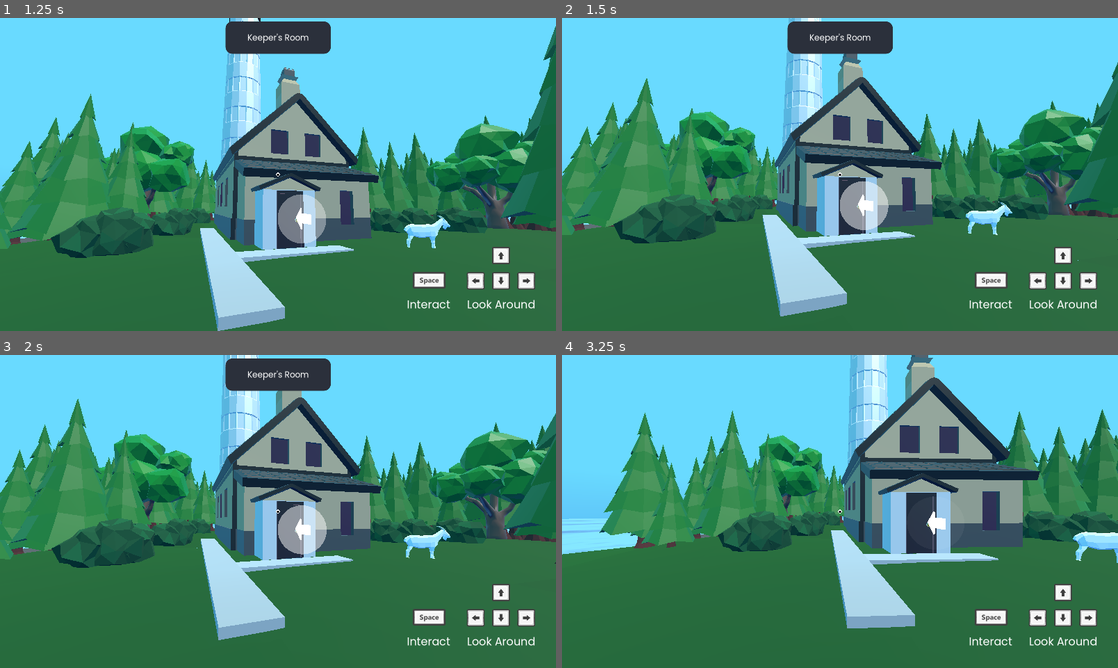
Above: before the commit, frames 1-4 (two rows, left to right).
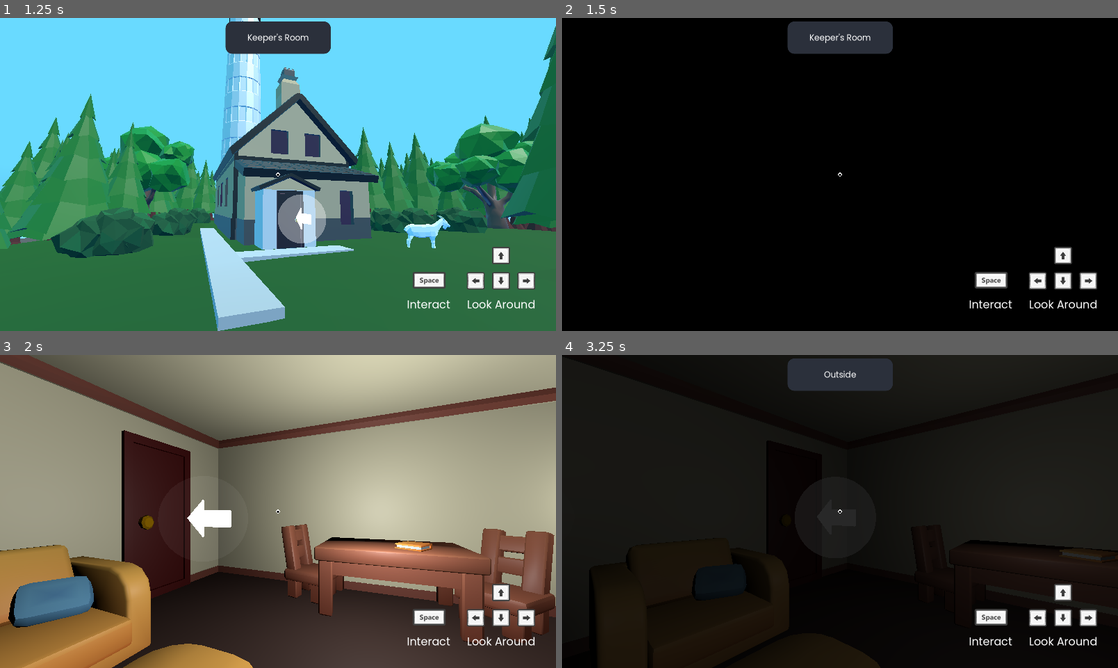
Above: after the commit, the same moments.

Repository: Illuminate-Wisc/Lighthouse
Game: Godot game, scene res://src/scenes/main_menu/main_menu.tscn
Same seed, same stepped clock (60 frames per second), same inputs: the game is played once before the commit and once after it.
Inputs:
- Up to frame 1 (1.25 s): click "Start" at 0.5 s
- Up to frame 2 (1.5 s): tap Enter (ui_accept) at 1.25 s; tap Space (select) at 1.35 s
- Up to frame 3 (2 s): tap Enter (ui_accept) at 1.52 s
- Up to frame 4 (3.25 s): tap S (look_down) at 2.1 s; tap Enter (ui_accept) at 2.27 s; tap Space (select) at 2.3, 3.05 s; hold A (look_left) from 2.78 s (still down)

Frame 1 is identical in both runs. In frame 2, 97% of the frame differs, in the area x 0-100%, y 0-100%; in frame 3, 98%; in frame 4, 99%.

Commit message:
added global sound player

Diff:
--- a/project.godot
+++ b/project.godot
@@ -18,6 +18,7 @@
 
 SceneSwitcher="*res://src/ui/scene_switcher.tscn"
 PointOfInterestData="*res://src/ui/point_of_interest_data.gd"
+SoundPlayer="*res://src/sounds/SoundPlayer.tscn"
 
 [display]
 
--- a/src/player/movement/Nav.gd
+++ b/src/player/movement/Nav.gd
@@ -57,8 +57,5 @@
 
 func _on_focus_observer_selected():
 
-	if click_sound != "" and has_node(click_sound):
-		var sound_obj = get_node(click_sound) as AudioStreamPlayer
-		sound_obj.play()
-	await get_tree().create_timer(2).timeout
+	SoundPlayer.play_sound(click_sound)
 	SceneSwitcher.to(to_scene)
--- a/src/player/movement/Nav.tscn
+++ b/src/player/movement/Nav.tscn
@@ -1,11 +1,9 @@
-[gd_scene load_steps=9 format=3 uid="uid://dkp2m5q7nyj4p"]
+[gd_scene load_steps=7 format=3 uid="uid://dkp2m5q7nyj4p"]
 
 [ext_resource type="Script" path="res://src/player/movement/Nav.gd" id="1_ny60w"]
 [ext_resource type="PackedScene" uid="uid://bqrcl6eupf720" path="res://src/models/Arrow.glb" id="2_21n0h"]
-[ext_resource type="Material" uid="uid://cpwpem1i1ijdq" path="res://src/materials/orb.tres" id="3_fmbew"]
+[ext_resource type="Material" path="res://src/materials/orb.tres" id="3_fmbew"]
 [ext_resource type="Script" path="res://src/utils/focus_observer.gd" id="3_upcnp"]
-[ext_resource type="AudioStream" uid="uid://c0l6akkrskbup" path="res://src/sounds/squeaky-door-open-113212.mp3" id="4_h5w1q"]
-[ext_resource type="AudioStream" uid="uid://cixp2i8n3u87d" path="res://src/sounds/metal-stairs-foot-steps-29688.mp3" id="5_6p3g3"]
 
 [sub_resource type="BoxShape3D" id="BoxShape3D_bu7uu"]
 size = Vector3(1.00468, 2.51794, 1)
@@ -29,14 +27,6 @@
 [node name="Arrow" parent="." instance=ExtResource("2_21n0h")]
 transform = Transform3D(-8.74228e-09, 0.2, 0, -0.2, -8.74228e-09, 0, 0, 0, 0.2, 0.0024067, -3.30891e-09, 0.0402295)
 
-[node name="DoorSound" type="AudioStreamPlayer" parent="."]
-stream = ExtResource("4_h5w1q")
-volume_db = -6.0
-
-[node name="StairStepSound" type="AudioStreamPlayer" parent="."]
-stream = ExtResource("5_6p3g3")
-volume_db = -6.0
-
 [connection signal="focused" from="FocusObserver" to="." method="_on_focus_observer_focused"]
 [connection signal="selected" from="FocusObserver" to="." method="_on_focus_observer_selected"]
 [connection signal="unfocused" from="FocusObserver" to="." method="_on_focus_observer_unfocused"]
--- a/src/player/player.gd
+++ b/src/player/player.gd
@@ -91,11 +91,14 @@
 
 
 func _on_ray_cast_changed_target(new_target: FocusObserver):
+	"""
 	# stop all sounds
 	for sound in sound_list:
 		if has_node(sound):
 			var sound_obj = get_node(sound) as AudioStreamPlayer
 			sound_obj.stop()
+	"""
+
 
 	if new_target == null:
 		tween_desc_opacity(0)
@@ -109,6 +112,7 @@
 			tween_desc_opacity(1)
 			desc_label.text = description
 
+	"""
 	# play the selected sound
 	if "sound" in new_target.get_parent():
 		var sound: String = new_target.get_parent().sound
@@ -116,6 +120,8 @@
 		if sound != "" and has_node(sound):
 			var sound_obj = get_node(sound) as AudioStreamPlayer
 			sound_obj.play()
+	"""
+	SoundPlayer.play_sound("DingSound")
 
 
 func _on_point_of_interest_selected(poi_name: String):
--- a/src/player/player.tscn
+++ b/src/player/player.tscn
@@ -11,7 +11,6 @@
 [ext_resource type="PackedScene" uid="uid://crknoji4ser47" path="res://src/scenes/ui-textbox/UI-textbox.tscn" id="10_aoj0d"]
 [ext_resource type="Texture2D" uid="uid://1rejoyahy8hm" path="res://src/images/Keyboard Icons/Arrow_Up_Key_Light.png" id="10_wajyt"]
 [ext_resource type="Texture2D" uid="uid://dqpwnjei87d6c" path="res://src/images/Keyboard Icons/Space_Key_Light.png" id="11_kme07"]
-[ext_resource type="AudioStream" uid="uid://b83njfpj4pxho" path="res://src/sounds/ding-36029.mp3" id="13_dnd3a"]
 
 [sub_resource type="CapsuleMesh" id="CapsuleMesh_sv4qp"]
 
@@ -162,7 +161,6 @@
 
 [node name="Controls" type="Node2D" parent="HUDLayer/Hud"]
 position = Vector2(1337, 643)
-scale = Vector2(1, 1)
 
 [node name="LookUp" type="TouchScreenButton" parent="HUDLayer/Hud/Controls"]
 position = Vector2(105, 40)
@@ -252,10 +250,6 @@
 [node name="Settings" parent="SettingsLayer" instance=ExtResource("9_s07dc")]
 visible = false
 
-[node name="DingSound" type="AudioStreamPlayer" parent="."]
-stream = ExtResource("13_dnd3a")
-volume_db = -6.0
-
 [connection signal="changed_target" from="Camera3D/RayCast" to="." method="_on_ray_cast_changed_target"]
 [connection signal="finished" from="TextboxLayer" to="." method="_on_textbox_layer_finished"]
 [connection signal="closed" from="SettingsLayer/Settings" to="." method="_on_settings_closed"]
--- a/src/pointOfInterest/PointOfInterest.gd
+++ b/src/pointOfInterest/PointOfInterest.gd
@@ -35,11 +35,11 @@
 	opacity_tween = create_tween()
 
 	opacity_tween.tween_method(
-            set_opacity,
-            orb_mat.albedo_color.a,
-            to_opacity,
-            duration
-        )
+			set_opacity,
+			orb_mat.albedo_color.a,
+			to_opacity,
+			duration
+		)
 
 
 func _on_focus_observer_focused():
--- a/src/scenes/rooms/Lens_room.tscn
+++ b/src/scenes/rooms/Lens_room.tscn
@@ -5,10 +5,8 @@
 [ext_resource type="Texture2D" uid="uid://bswsd1af8c8vo" path="res://src/images/sea.jpg" id="3_tbfo6"]
 [ext_resource type="PackedScene" uid="uid://bls3tvej5btdj" path="res://src/models/lens_room_models/assets/glb/stairs.glb" id="5_rwxa7"]
 [ext_resource type="PackedScene" uid="uid://t2jpofj28c67" path="res://src/player/player.tscn" id="5_w1emc"]
-
 [ext_resource type="PackedScene" uid="uid://dkp2m5q7nyj4p" path="res://src/player/movement/Nav.tscn" id="6_y3y2x"]
 [ext_resource type="PackedScene" uid="uid://dxyukv1jqli5a" path="res://src/pointOfInterest/PointOfInterest.tscn" id="7_3ma8c"]
-
 
 [sub_resource type="CylinderShape3D" id="CylinderShape3D_pxb5e"]
 radius = 20.0
--- a/src/scenes/rooms/LivingCorridor.tscn
+++ b/src/scenes/rooms/LivingCorridor.tscn
@@ -14,9 +14,7 @@
 [ext_resource type="PackedScene" uid="uid://ckvyk4ddg5xsx" path="res://src/models/Book.glb" id="16_81l6w"]
 [ext_resource type="PackedScene" uid="uid://2ai2vxrxhxtq" path="res://src/models/Door.glb" id="17_8hvwk"]
 [ext_resource type="PackedScene" uid="uid://clfk8is4iv30i" path="res://src/models/kaykit_furniture_bits/Assets/gltf/chair_A_wood.gltf" id="19_wq3no"]
-
 [ext_resource type="PackedScene" uid="uid://dkp2m5q7nyj4p" path="res://src/player/movement/Nav.tscn" id="20_so4vl"]
-
 
 [node name="LivingCorridor" type="Node3D"]
 
@@ -60,7 +58,6 @@
 
 [node name="book_set" parent="." instance=ExtResource("10_1he1a")]
 transform = Transform3D(-1.19069e-09, 0.0408598, -0.998515, -0.5, -3.27835e-08, -5.98144e-16, -2.18232e-08, 0.748886, 0.0544796, 1.93787, 0.676892, 2.29533)
-
 
 [node name="POI_Books" parent="." instance=ExtResource("14_g6ype")]
 transform = Transform3D(-0.48643, 0, -0.115696, 0, 0.5, 0, 0.115696, 0, -0.48643, 1.43, 1.1, 2.304)
--- /dev/null
+++ b/src/sounds/SoundPlayer.gd
@@ -0,0 +1,32 @@
+extends Node
+
+@onready var audio_player_door = $AudioStreamDoor as AudioStreamPlayer
+@onready var audio_player_ding = $AudioStreamDing as AudioStreamPlayer
+@onready var audio_player_stairs = $AudioStreamStairs as AudioStreamPlayer
+
+var ding = preload("res://src/sounds/ding-36029.mp3")
+var doorSound = preload("res://src/sounds/squeaky-door-open-113212.mp3")
+var stairSound = preload("res://src/sounds/metal-stairs-foot-steps-29688.mp3")
+
+
+var sounds = {}
+# Called when the node enters the scene tree for the first time.
+func _ready():
+	#audio_player.stream = ding
+	#audio_player.play()
+	audio_player_door.stream = doorSound
+	audio_player_ding.stream = ding
+	audio_player_stairs.stream = stairSound
+	sounds = {
+		"DingSound": audio_player_ding,
+		"DoorSound": audio_player_door,
+		"StairStepSound": audio_player_stairs
+	}
+
+func play_sound(sound: String):
+	sounds[sound].play()
+
+
+# Called every frame. 'delta' is the elapsed time since the previous frame.
+func _process(delta):
+	pass
--- /dev/null
+++ b/src/sounds/SoundPlayer.tscn
@@ -0,0 +1,15 @@
+[gd_scene load_steps=3 format=3 uid="uid://bbaxu7w4qd1w0"]
+
+[ext_resource type="Script" path="res://src/sounds/SoundPlayer.gd" id="1_0r6mu"]
+[ext_resource type="AudioStream" uid="uid://b83njfpj4pxho" path="res://src/sounds/ding-36029.mp3" id="2_qhbk5"]
+
+[node name="SoundPlayer" type="Node"]
+script = ExtResource("1_0r6mu")
+
+[node name="AudioStreamDoor" type="AudioStreamPlayer" parent="."]
+stream = ExtResource("2_qhbk5")
+volume_db = -6.0
+
+[node name="AudioStreamDing" type="AudioStreamPlayer" parent="."]
+
+[node name="AudioStreamStairs" type="AudioStreamPlayer" parent="."]
--- a/src/ui/scene_switcher.gd
+++ b/src/ui/scene_switcher.gd
@@ -4,9 +4,9 @@
 
 
 func to(scene: String) -> void:
-    animation_player.play("dissolve")
-    await $AnimationPlayer.animation_finished
+	animation_player.play("dissolve")
+	await $AnimationPlayer.animation_finished
 
-    get_tree().change_scene_to_file(scene)
+	get_tree().change_scene_to_file(scene)
 
-    animation_player.play_backwards("dissolve")
+	animation_player.play_backwards("dissolve")
Not shown: 1 places in src/player/player.tscn that only renumber resources
